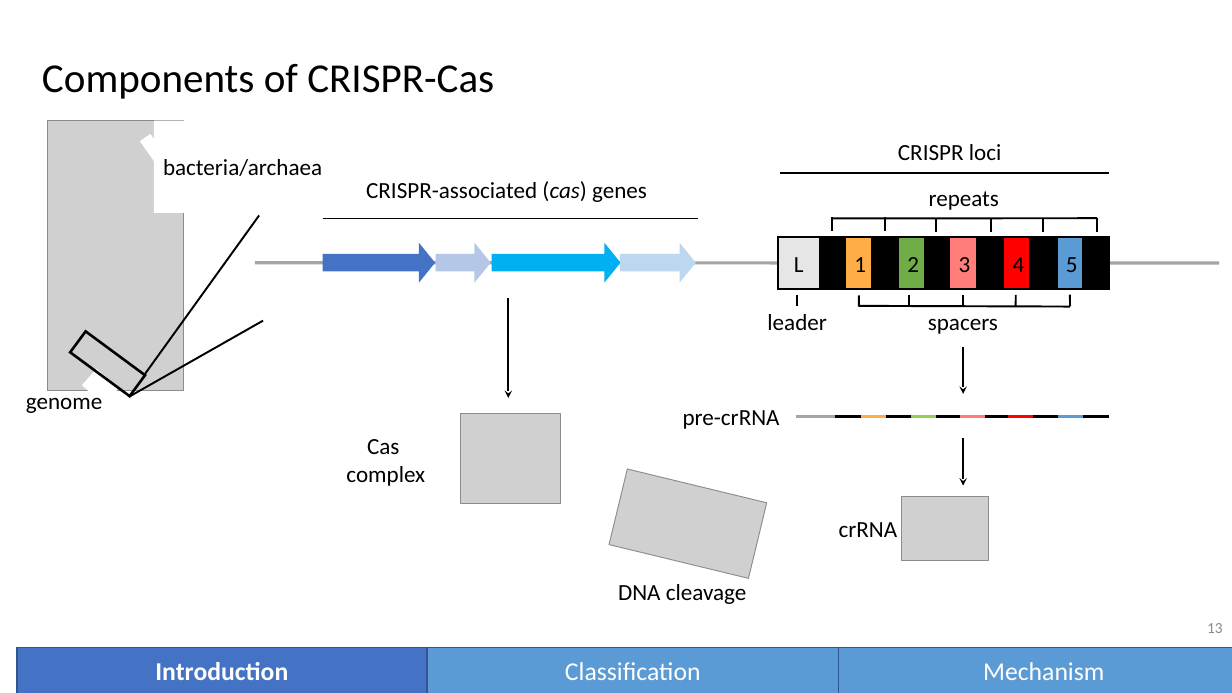
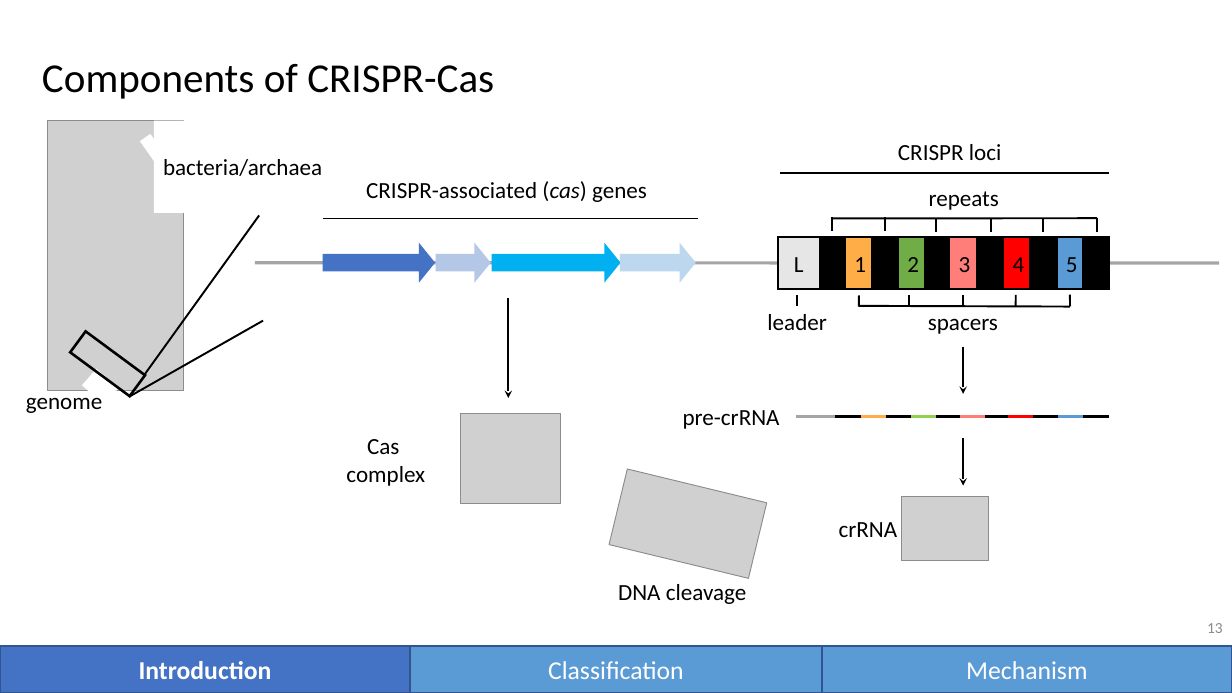
Before and after one commit to vwOvOwv/PKU-Undergraduate-Course, a slide deck: slide 13 of 遗传学(Genetics)/讨论课/Topic-3_遗传学技术/CRISPR-Cas.pptx. Drawn at 1232x693 pixels with LibreOffice and Linux fonts; fonts in the diff are those of the drawing; grey boxes stand for pictures. Boxes give left, top, right and bottom in pixels: in the first picture for what was removed or moved away, otherwise in the second. Text is boxed around its words. In the diff, an @@ line names an element or a change of style, - is before the commit and + after.

```diff
--- a/遗传学(Genetics)/讨论课/Topic-3_遗传学技术/CRISPR-Cas.pptx
+++ b/遗传学(Genetics)/讨论课/Topic-3_遗传学技术/CRISPR-Cas.pptx
@@ 3 rectangles: place and size @@
-3 rectangles at box(17, 647, 1232, 693)
+3 rectangles at box(0, 646, 1232, 693)
```
Also in this commit, not shown: 1 other slide changed, 1 other file.
